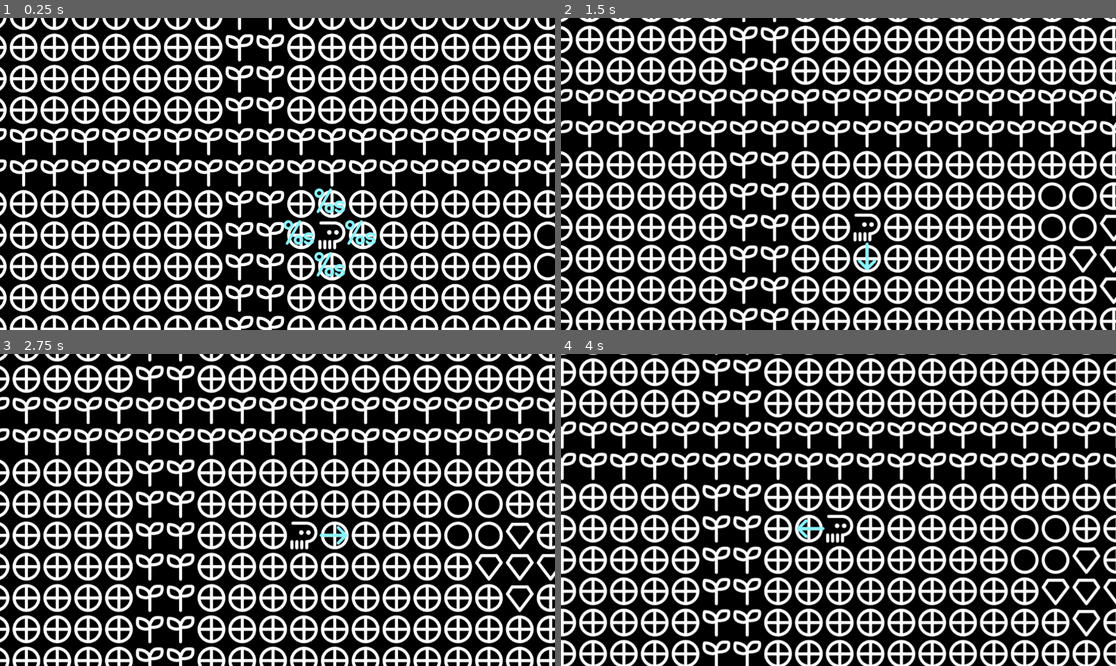
Above: before the commit, frames 1-4 (two rows, left to right).
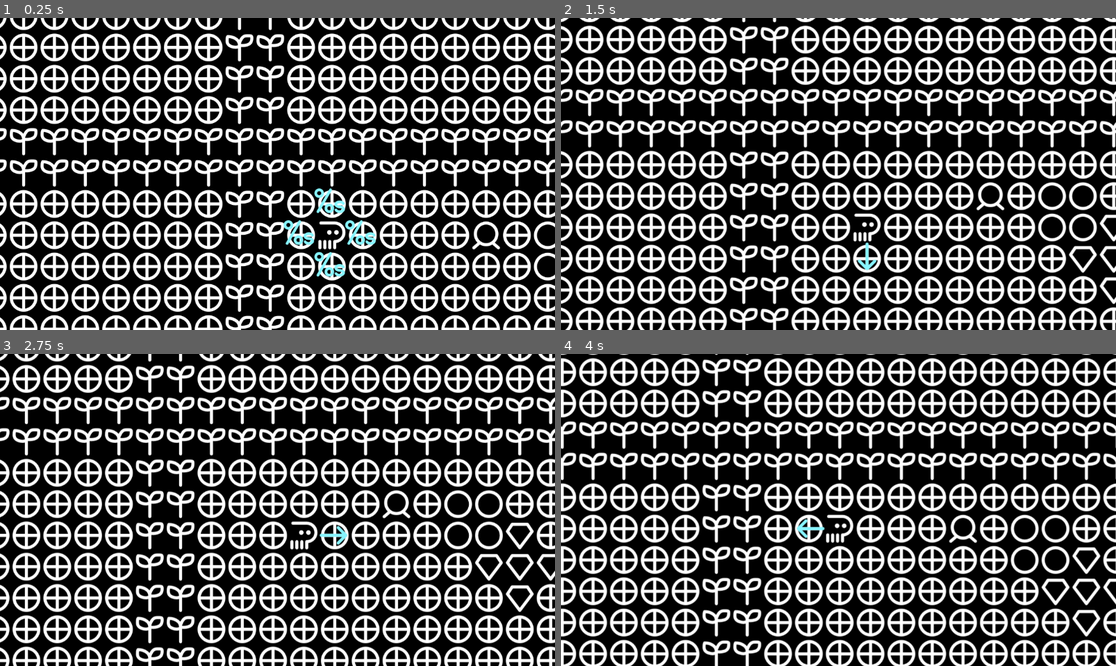
Above: after the commit, the same moments.

Repository: samgcode/text-based-jam-2026
Game: Godot game, scene res://game.tscn
Two runs of this game, one before a commit and one after it. Both use one fixed random seed, a clock stepped at 60 frames per second and the inputs below.
Inputs:
- Up to frame 1 (0.25 s): no input
- Up to frame 2 (1.5 s): hold Right (right) 0.53-1.28 s; tap C (action1) at 0.6, 1.35 s; hold Down (down) from 1.28 s (still down)
- Up to frame 3 (2.75 s): release Down (down) at 2.03 s; hold Right (right) from 2.03 s (still down); tap C (action1) at 2.1 s
- Up to frame 4 (4 s): release Right (right) at 2.78 s; hold Up (up) 2.78-3.53 s; tap C (action1) at 2.85, 3.6 s; hold Left (left) from 3.53 s (still down)

The runs differ from the first frame. In frame 1, 0.3% of the frame differs, in the area x 84-91%, y 65-75%; in frame 2, 0.3%; in frame 3, 0.3%; in frame 4, 0.3%, in the area x 69-75%, y 51-61%.

Commit message:
rewrite map reader
# rewrite load map function
+ add interactable property
+ add dialog property

Diff:
--- a/read_files.gd
+++ b/read_files.gd
@@ -5,63 +5,75 @@
 	var content = file.get_as_text()
 	var lines = content.split('\n');
 
-	var types_start
-	var types_end
-	var map_start
-	var map_end
-	var properties = []
+	var map_data = {
+		"map": [],
+		"types": {},
+		"player": 0,
+		"collidable": [],
+		"interactable": [],
+		"dialog": {}
+	}
+
+	var types = false
+	var map = false
+	var map_start = 0;
+	var dialog = false
+	var current_dialog = Vector2.ZERO
 	for i in range(0, lines.size()):
 		var line = lines[i]
 		line = replace_regex(line, r'\/\/.*', "") # remove comments
 		line = replace_regex(line, r'[ \t]', "") # remove whitespace
 		lines[i] = line
+		var in_section = types || map || dialog
 
 		match line:
-			"types:": types_start = i + 1
-			"/types": types_end = i
-			"map:": map_start = i + 1
-			"/map": map_end = i
 			"": continue
-			_: properties.append(i)
+			"types:": types = true; continue
+			"/types": types = false; continue
+			"map:": map = true; map_start = i + 1; continue
+			"/map": map = false; continue
+			"/dialog": dialog = false; continue
+			_:
+				if !in_section:
+					var property = lines[i].split(":")
+					match property[0]:
+						"player":
+							map_data["player"] = property[1].to_int()
+						"collidable":
+							map_data["collidable"] = array_to_int(property[1].split(","))
+						"interactable":
+							map_data["interactable"] = array_to_int(property[1].split(","))
+						"dialog":
+							dialog = true
+							current_dialog = array_to_vec2(property[1].split("),("))[0]
+							map_data["dialog"][current_dialog] = []
+						_: error("Property %s not defined" % property[0], i)
+					continue
 
+		if types:
+			var tline = split_regex(lines[i], r'=')
+			if !tline[0].is_valid_int():
+				error("non number value in types", i)
+			else:
+				map_data["types"][tline[0].to_int()] = tline[1]
+		elif map:
+			var row = line.bigrams()
+			map_data["map"].append([])
+			var y = i - map_start
+			for x in range(0, row.size()):
+				var tile = row[x]
+				if x % 2 == 0:
+					if !tile.is_valid_int():
+						error("non number value in map", i)
+					else:
+						map_data["map"][y].append(tile.to_int())
+		elif dialog:
+			map_data["dialog"][current_dialog].append(line)
+		else:
+			error("no handling for line", i)
 
-	var types = {}
-	for i in range(types_start, types_end):
-		var line = split_regex(lines[i], r'=')
-		if !line[0].is_valid_int():
-			print("ERROR: non number value in map")
-		else:
-			types[line[0].to_int()] = line[1]
-
-	var map = []
-	for i in range(map_start, map_end):
-		var line = lines[i].bigrams()
-		map.append([])
-		var y = i - map_start
-		for x in range(0, line.size()):
-			var tile = line[x]
-			if x % 2 == 0:
-				if !tile.is_valid_int():
-					print("ERROR: non number value in map")
-				else:
-					map[y].append(tile.to_int())
-
-	var player
-	var collidable
-	for i in properties:
-		if range(types_start, types_end).has(i) || range(map_start, map_end).has(i): continue
-		var line = lines[i].split(":")
-		match line[0]:
-			"player": player = line[1].to_int()
-			"collidable": collidable = array_to_int(line[1].split(","))
-			_: print("Property %s not defined" % line[0])
-
-	return {
-		"map": map,
-		"types": types,
-		"player": player,
-		"collidable": collidable,
-	}
+	print(map_data)
+	return map_data
 
 # https://regexr.com/ (use PCRE engine)
 func replace_regex(string: String, regex: String, replacement: String) -> String:
@@ -77,10 +89,23 @@
 
 func array_to_int(arr: Array[String]) -> Array:
 	var output = []
-	for x in range(0, arr.size()):
-		var item = arr[x]
+	for item in arr:
 		if !item.is_valid_int():
 			print("ERROR: non number value")
 		else:
 			output.append(item.to_int())
 	return output
+
+func array_to_vec2(arr: Array[String]) -> Array:
+	var output = []
+	for x in range(0, arr.size()):
+		var item = replace_regex(arr[x], "[()]", "").split(",")
+		if !item[0].is_valid_int() || !item[1].is_valid_int():
+			print("ERROR: non number value")
+		else:
+			output.append(Vector2(item[0].to_int(), item[1].to_int()))
+
+	return output
+
+func error(msg: String, line: int):
+	print('ERROR: %s at line %s' % [msg, line])
Not shown, changed: map.txt
